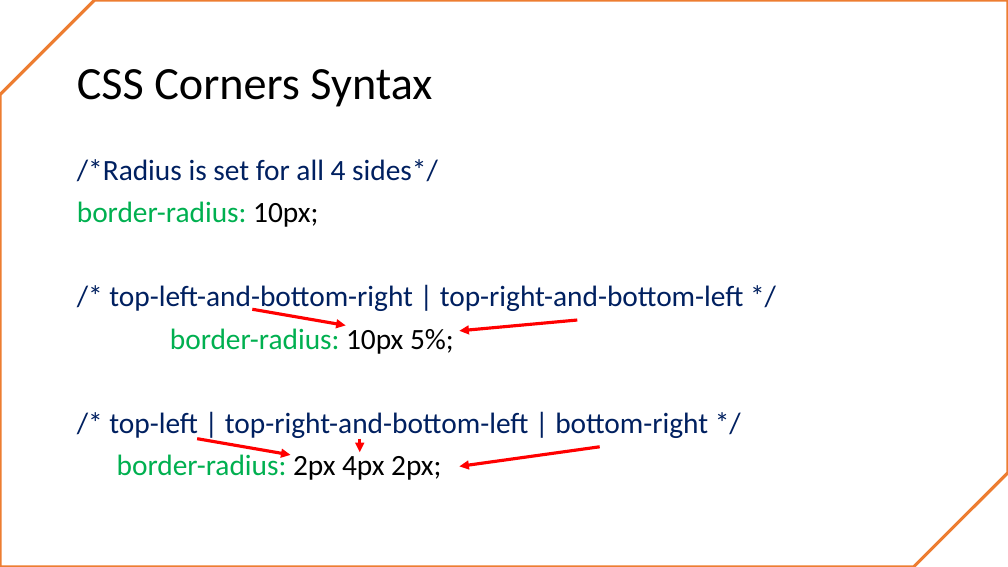
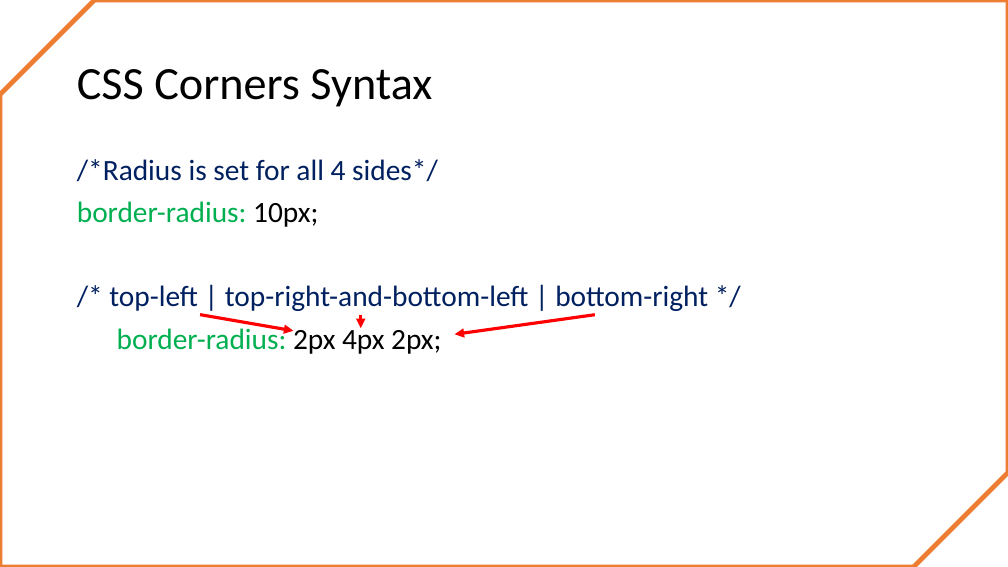
Before and after one commit to JoseAndresGGiron/wdd230, a slide deck: slide 4 of Student Presentation/CSS Corners, Borders and Shadows.pptx. Drawn at 1008x567 pixels with LibreOffice and Linux fonts; fonts in the diff are those of the drawing. Boxes give left, top, right and bottom in pixels: in the first picture for what was removed or moved away, otherwise in the second. Text is boxed around its words. In the diff, an @@ line names an element or a change of style, - is before the commit and + after.

```diff
--- a/Student Presentation/CSS Corners, Borders and Shadows.pptx
+++ b/Student Presentation/CSS Corners, Borders and Shadows.pptx
@@ snip diag rect at [0,0,1008,567]: outline #ED7D31 3 pt to #ED7D31 4.5 pt @@
@@ text at [109,285,744,354]: paragraphs removed @@
-/* top-left-and-bottom-right | top-right-and-bottom-left */
-border-radius: 10px 5%;
@@ arrow moved from (197, 439) - (290, 455) to (200, 315) - (293, 331) @@
@@ arrow removed from (253, 309) to (346, 325) @@
@@ arrow moved from (360, 439) - (360, 452) to (361, 315) - (361, 328) @@
@@ arrow moved from (600, 447) - (460, 467) to (595, 315) - (454, 334) @@
@@ arrow removed from (578, 320) to (460, 331) @@
```
Also in this commit, not shown: 3 other slides changed, 5 slides added, 2 slides removed, 9 other files.
